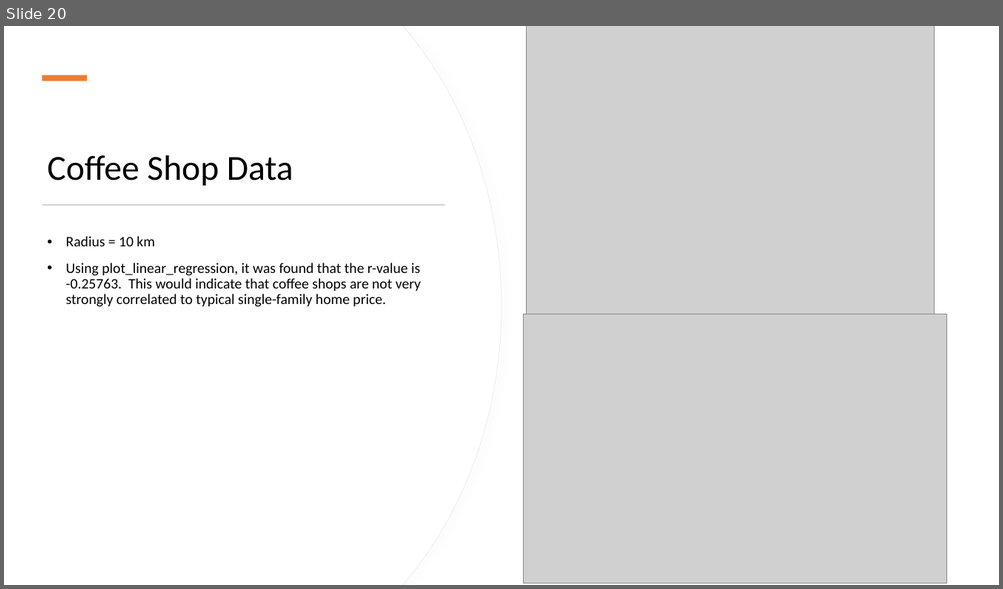
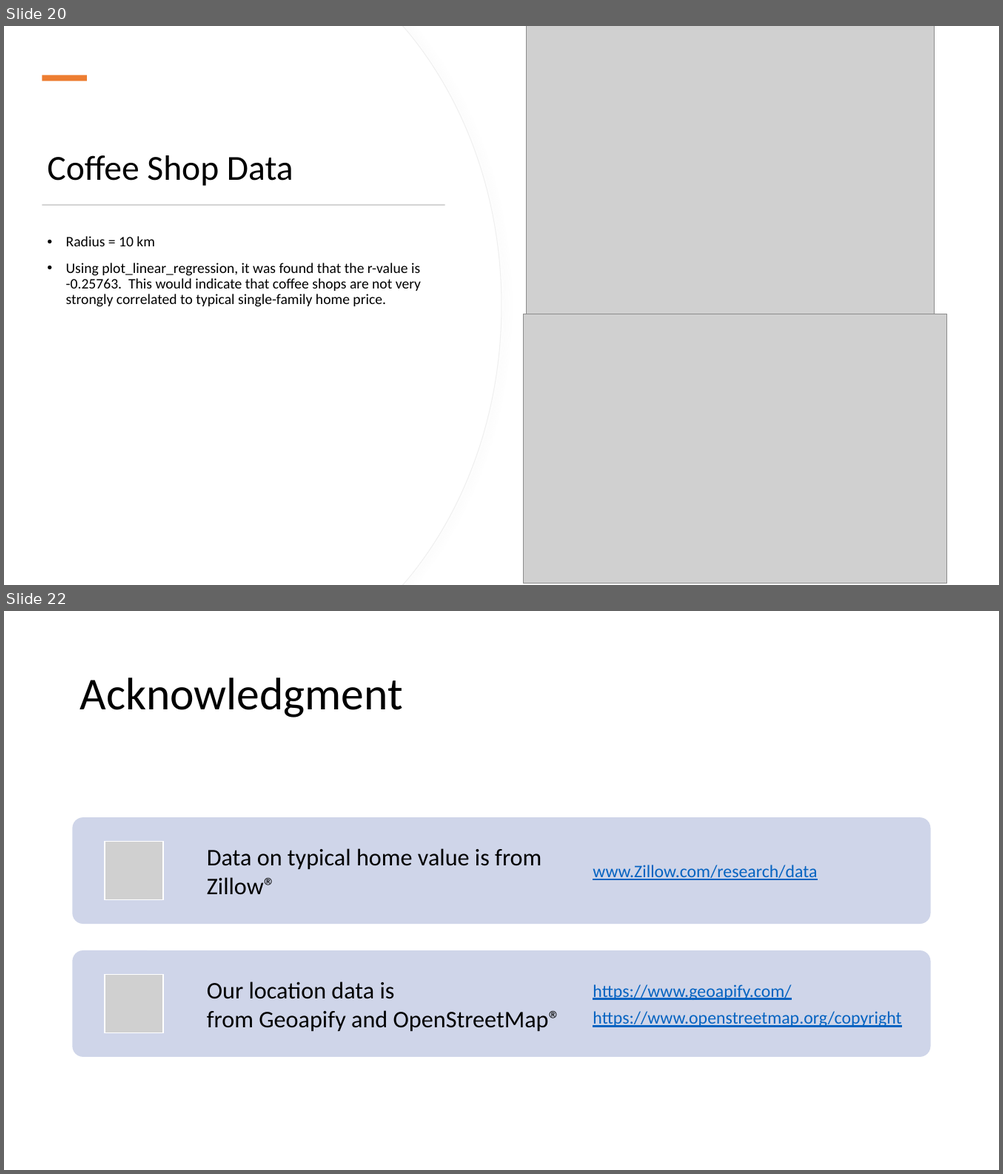
Before and after one commit to StanJohn04/Colorado_Real_Estate, a slide deck: Slide_Deck.pptx. Shown one above the other, each under a label of ours: slide 20 before the commit, slides 20 and 22 after it; the slides between them are not shown. The pictures are 1003x589 and 1003x1174 pixels, drawn with LibreOffice and Linux fonts; fonts in the diff are those of the drawing; grey boxes stand for pictures. Boxes give left, top, right and bottom in pixels: in the first picture for what was removed or moved away, otherwise in the second. Text is boxed around its words. In the diff, an @@ line names an element or a change of style, - is before the commit and + after.

```diff
--- a/Slide_Deck.pptx
+++ b/Slide_Deck.pptx
@@ slide 22 added at (4, 611, 999, 1170), background #FFFFFF @@
@@ title added at (79, 678, 402, 718), 44 pt, text #000000 @@
+Acknowledgment
@@ group added at (73, 817, 930, 1057): 4 texts, 2 rounded rectangles, 2 pictures @@
+Data on typical home value is from Zillow®
+www.Zillow.com/research/data
+Our location data is from Geoapify and OpenStreetMap®
+https://www.geoapify.com/
+https://www.openstreetmap.org/copyright
```
Also in this commit, not shown: 1 slide changed, 1 other slide added, 1 other file.
